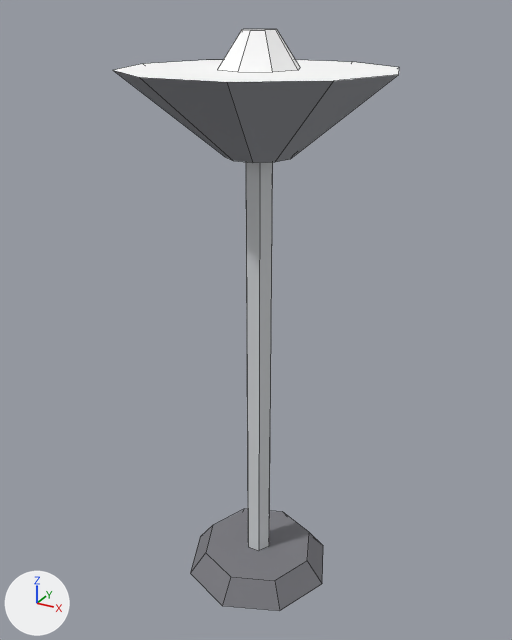
The OBJ model Models/sun_lamp.obj: old version first, new version second.
One viewpoint serves both versions: a 50 mm lens placed at (0.996, -1.83, 1.893), pointed at (-0.019, 0.015, 0.97). The axes (+X, +Y, +Z) are drawn at lower left. The lights are the same throughout. The first picture is the older version. Mesh edges are drawn as thin lines. Where no turn or scale is listed for an object, it has been applied to the vertices. Vertices at exactly the same position are counted once.

Script lines for the objects in view, before the commit:
```python
me_sun_lamp = bpy.data.meshes.new('sun_lamp')
me_sun_lamp.from_pydata(...)  # 64 vertices, 36 faces; spans x -0.4..0.4, y -0.38..0.38, z 0.0..1.84
# faces by material slot: [9, 7, 10, 10]
me_sun_lamp.materials.append(mat_gun_dark)  # its picture is missing
me_sun_lamp.materials.append(mat_gun_light)  # its picture is missing
me_sun_lamp.materials.append(mat_gun_metal)  # its picture is missing
me_sun_lamp.materials.append(mat_glow)  # its picture is missing
# before: 17 (0.05, 0.0, 1.5), 18 (0.02, 0.04, 1.5), 20 (-0.02, 0.04, 1.5), 22 (-0.05, 0.0, 1.5), 24 (-0.02, -0.04, 1.5)
# before: 26 (0.02, -0.04, 1.5)
ob_sun_lamp = bpy.data.objects.new('sun_lamp', me_sun_lamp)
ob_sun_lamp.location = (0.0, 0.0, 0.0)
```
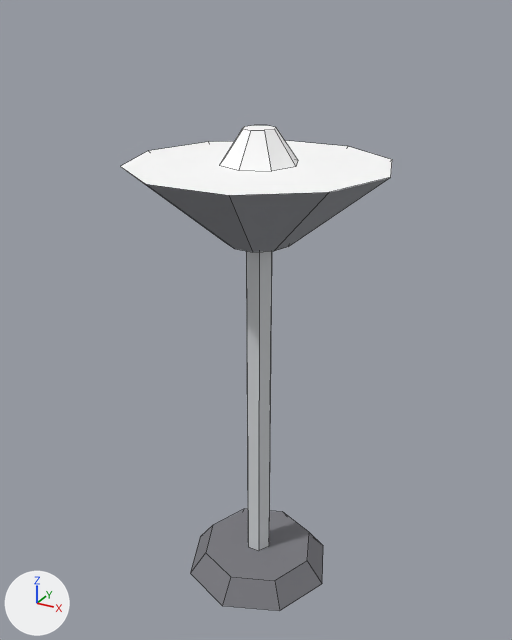
Diff of the bpy script that builds the scene:
```diff
--- a/Models/sun_lamp.obj.py
+++ b/Models/sun_lamp.obj.py
@@ me_sun_lamp @@
 # used by ob_sun_lamp; location = (0.0, 0.0, 0.0)
-me_sun_lamp.from_pydata(...)  # 64 vertices, 36 faces; spans x -0.4..0.4, y -0.38..0.38, z 0.0..1.84
+me_sun_lamp.from_pydata(...)  # 64 vertices, 36 faces; spans x -0.4..0.4, y -0.38..0.38, z 0.0..1.58
+# me_sun_lamp part 1: the loose piece of 20 vertices spanning x -0.4..0.4, y -0.38..0.38, z 1.5..1.74 is moved by (0.0, 0.0, -0.26)
+# me_sun_lamp part 2: the loose piece of 16 vertices spanning x -0.12..0.12, y -0.12..0.12, z 1.74..1.84 is moved by (0.0, 0.0, -0.26)
+# me_sun_lamp part 3
+for i in [17, 18, 20, 22, 24, 26]: me_sun_lamp.vertices[i].co += Vector((0.0, 0.0, -0.26))
 me_sun_lamp.materials.append(mat_gun_dark)
```

Changed parts and their boxes (x1, y1, x2, y2) in the pictures (512 x 640 px; the box of a moved part takes in the faces that stretch with it):
'sun_lamp', reshaped (16% shorter): before (113, 29, 399, 611); after (120, 125, 392, 611)
part 1 of me_sun_lamp, moved or reshaped: before (113, 60, 399, 163); after (120, 141, 392, 252)
part 2 of me_sun_lamp, moved or reshaped: before (217, 29, 300, 72); after (220, 125, 298, 171)
part 3 of me_sun_lamp, moved or reshaped: before (246, 162, 273, 551); after (246, 251, 272, 551)
